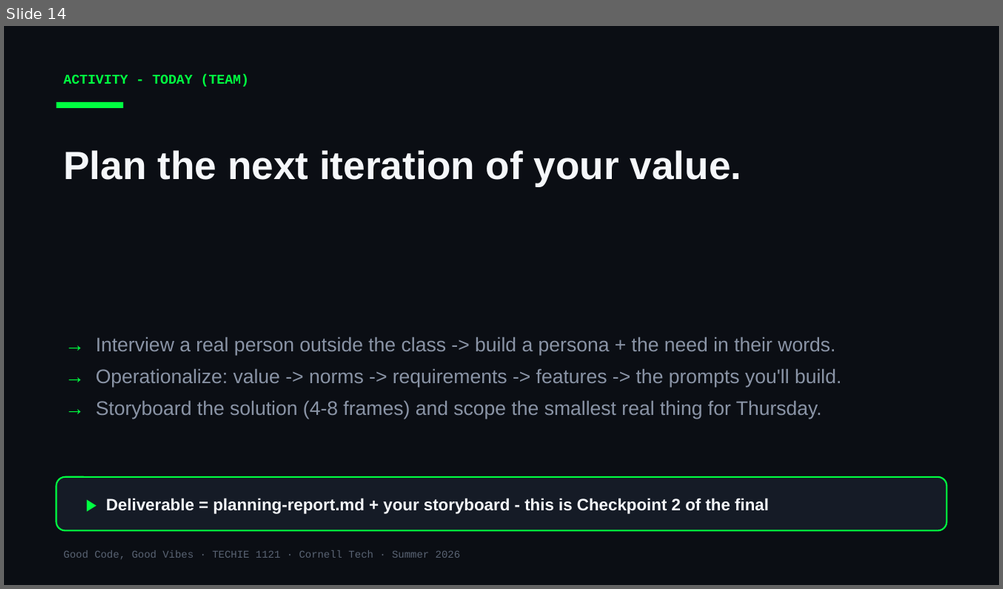
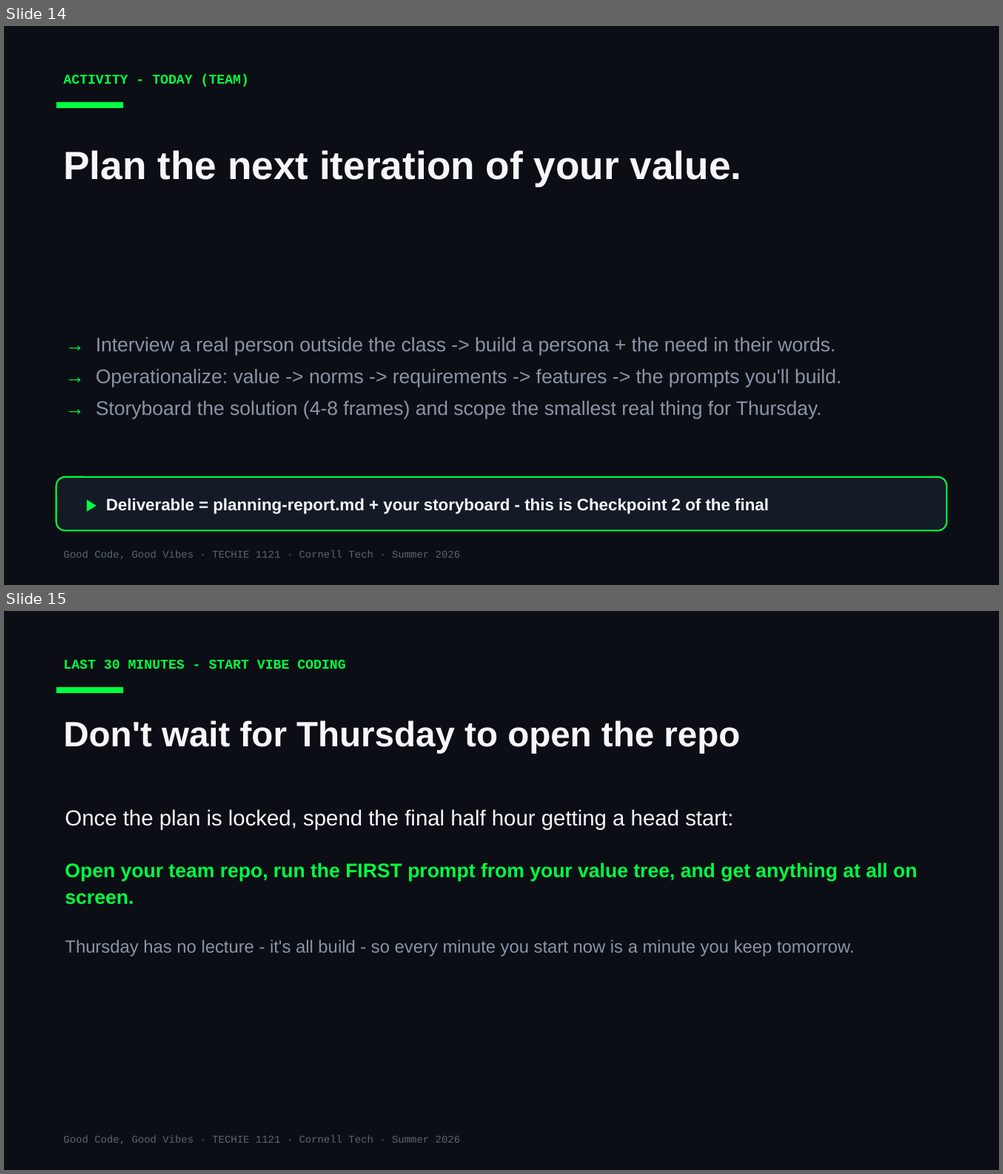
Before and after one commit to Cornell-Tech-Vibe-Coding-Summer-2026/website, a slide deck: slides/Week3-Wed-Working-Day.pptx. Shown one above the other, each under a label of ours: slide 14 before the commit, slides 14 and 15 after it. The pictures are 1003x589 and 1003x1174 pixels, drawn with LibreOffice and Linux fonts; fonts in the diff are those of the drawing. Boxes give left, top, right and bottom in pixels: in the first picture for what was removed or moved away, otherwise in the second. Text is boxed around its words. In the diff, an @@ line names an element or a change of style, - is before the commit and + after.

```diff
--- a/slides/Week3-Wed-Working-Day.pptx
+++ b/slides/Week3-Wed-Working-Day.pptx
@@ slide 15 added at [4,611,999,1170], background #0B0E14 @@
@@ text added at [63,660,345,669], 13 pt, text #00FF41, bold @@
+LAST 30 MINUTES - START VIBE CODING
@@ rectangle added at [57,687,123,693], fill #00FF41 @@
@@ text added at [63,721,740,753], 34 pt, text #F5F7FA, bold @@
+Don't wait for Thursday to open the repo
@@ text added at [65,809,916,957], 17 pt, text #8A94A6 @@
+Once the plan is locked, spend the final half hour getting a head start:
+Open your team repo, run the FIRST prompt from your value tree, and get anything at all on screen.
+Thursday has no lecture - it's all build - so every minute you start now is a minute you keep tomorrow.
@@ text added at [63,1136,460,1145], 10 pt, text #5A6474 @@
+Good Code, Good Vibes · TECHIE 1121 · Cornell Tech · Summer 2026
```
Also in this commit, not shown: 2 slides changed, 2 other files.
